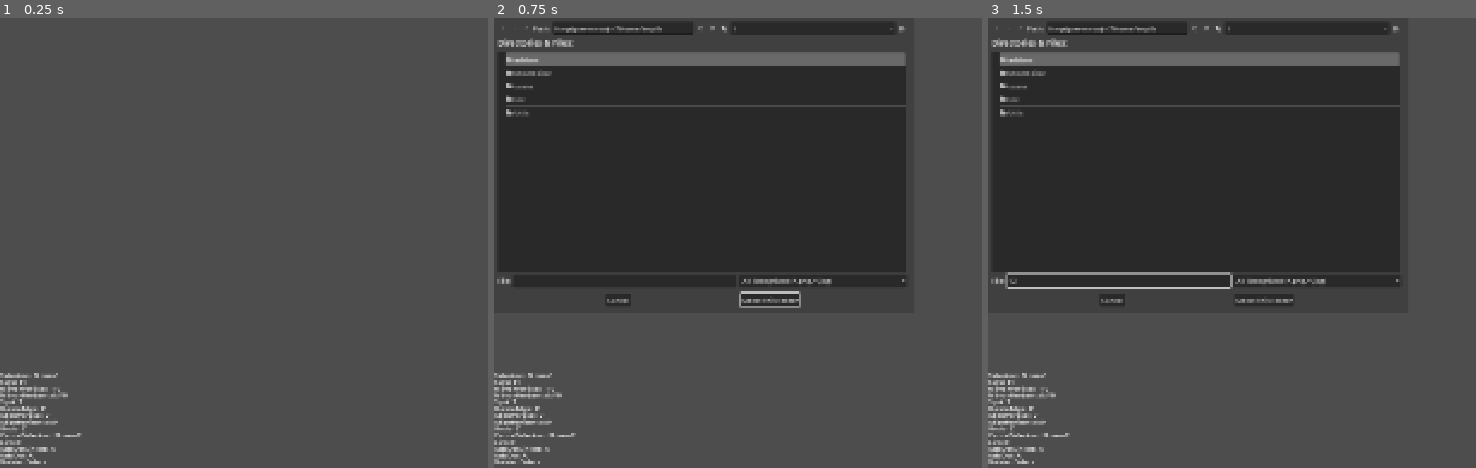
Above: before the commit, frames 1-3 (left to right).
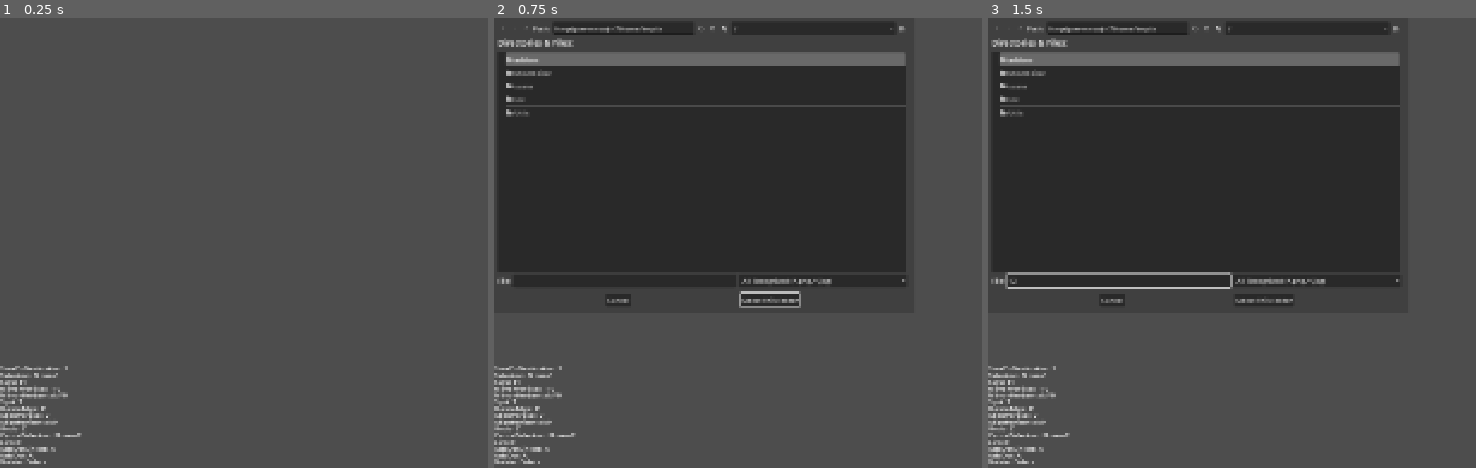
Above: after the commit, the same moments.

Repository: DragoonKiller/2DMeshTool
Game: Godot game, scene res://MeshEditor/Core.tscn
Two runs of this game, one before a commit and one after it. Both use one fixed random seed, a clock stepped at 60 frames per second and the inputs below.
Inputs (mouse positions are in pixels of both pictures, inside the frame that each line leads up to):
- Up to frame 1 (0.25 s): no input
- Up to frame 2 (0.75 s): tap Enter at 0.5 s; move the mouse to (outside the picture) at 0.52 s; hold O (OpenFile) from 0.53 s (still down)
- Up to frame 3 (1.5 s): tap Space at 0.77 s; click (outside the picture) at 0.8 s; release O (OpenFile) at 1.25 s; click (1119, 279) at 1.27 s; type "12" at 1.35 s

The runs differ from the first frame. In frame 1, less than 0.1% of the frame differs, in the area x 0-14%, y 77-79%; in frame 2, less than 0.1%, in the area x 0-48%, y 1-79%; in frame 3, less than 0.1%.

Commit message:
支持保存在图片所在文件夹

Diff:
--- a/MeshEditor/DataSave.gd
+++ b/MeshEditor/DataSave.gd
@@ -86,6 +86,30 @@
 
 	print("save to [" + ProjectSettings.globalize_path(file_path) + "]")
 
+func serialize_to_destination(dots :Array[Dot], segments :Array[Segment], pathOrigin :String):
+	print("serialize to destination!")
+
+	var basename = pathOrigin.get_basename()
+	var path = basename + ".txt"
+
+	# save to data.txt
+	var file = ConfigFile.new()
+
+	for i in dots.size():
+		file.set_value("Dots", String.num_int64(i), dots[i].position)
+
+	for i in segments.size():
+		var from :int = segments[i].from
+		var to :int = segments[i].to
+		file.set_value("Segments", String.num_int64(i), Vector2i(from, to))
+
+	var ok = file.save(path)
+	if ok != OK:
+		print("save error!", ok)
+
+	print("save to [" + ProjectSettings.globalize_path(path) + "]")
+
+
 func deserialize_backup(root :Node, dots :Array[Dot], segments :Array[Segment], n :int):
 	var found = _get_all_backup_numbers("user://data.txt")
 	if found.size() <= n:
--- a/MeshEditor/MeshEditor.gd
+++ b/MeshEditor/MeshEditor.gd
@@ -2,6 +2,7 @@
 
 const Dot = preload("res://MeshEditor/Dot.gd")
 const Segment = preload("res://MeshEditor/Segment.gd")
+const SpriteDisplay = preload("res://MeshEditor/SpriteDisplay.gd")
 
 @export
 var dragFrom :Vector2 = Vector2.ZERO
@@ -88,6 +89,12 @@
 
 	if event.is_action_pressed("Save"):
 		DataSave.serialize(dots, segments)
+
+	if event.is_action_pressed("SaveToDestination"):
+		var path :String = (get_parent().find_child("SpriteDisplay") as SpriteDisplay).image_path
+
+		if not (path == null or path == ""):
+			DataSave.serialize_to_destination(dots, segments, path)
 
 	if event.is_action_pressed("Selection"):
 		dragFrom = get_global_mouse_position()
@@ -309,7 +316,8 @@
 	"MirrorHorizontal",
 	"MirrorVertical",
 	"Save",
-	"Selection"
+	"Selection",
+	"SaveToDestination"
 ]
 
 func _draw_op_hints():
--- a/MeshEditor/SpriteDisplay.gd
+++ b/MeshEditor/SpriteDisplay.gd
@@ -6,13 +6,16 @@
 @export
 var image :Image
 
+@export
+var image_path :String
+
 var previous_path :String:
 	get:
 		var file = FileAccess.open("user://previous_path.txt", FileAccess.READ)
 		if file == null:
 			return ""
 		var res = file.get_line()
-		print('get path:', res)
+		print('get image_path:', res)
 		return res
 	set(value):
 		var file = FileAccess.open("user://previous_path.txt", FileAccess.WRITE)
@@ -22,9 +25,11 @@
 	var color = modulate
 	color.a = 0.5
 	modulate = color
-	var path = previous_path
-	if path != null and path != "":
-		load_image(path)
+	image_path = previous_path
+	if image_path != null and image_path != "":
+		load_image(image_path)
+	else:
+		image_path = ""
 
 func _input(event: InputEvent) -> void:
 	if event.is_action_pressed("AddTransparency"):
@@ -52,7 +57,7 @@
 			"*.jpg"
 		]
 		dialog.current_dir = previous_path.get_base_dir()
-		print('assigned path:', dialog.current_dir)
+		print('assigned image_path:', dialog.current_dir)
 		add_child(dialog)
 		dialog.show()
 
--- a/project.godot
+++ b/project.godot
@@ -132,6 +132,11 @@
 "events": [Object(InputEventKey,"resource_local_to_scene":false,"resource_name":"","device":-1,"window_id":0,"alt_press …(195 unchanged characters)…
 ]
 }
+SaveToDestination={
+"deadzone": 0.2,
+"events": [Object(InputEventKey,"resource_local_to_scene":false,"resource_name":"","device":-1,"window_id":0,"alt_pressed":true,"shift_pressed":false,"ctrl_pressed":true,"meta_pressed":false,"pressed":false,"keycode":0,"physical_keycode":83,"key_label":0,"unicode":0,"location":0,"echo":false,"script":null)
+]
+}
 
 [layer_names]
 
